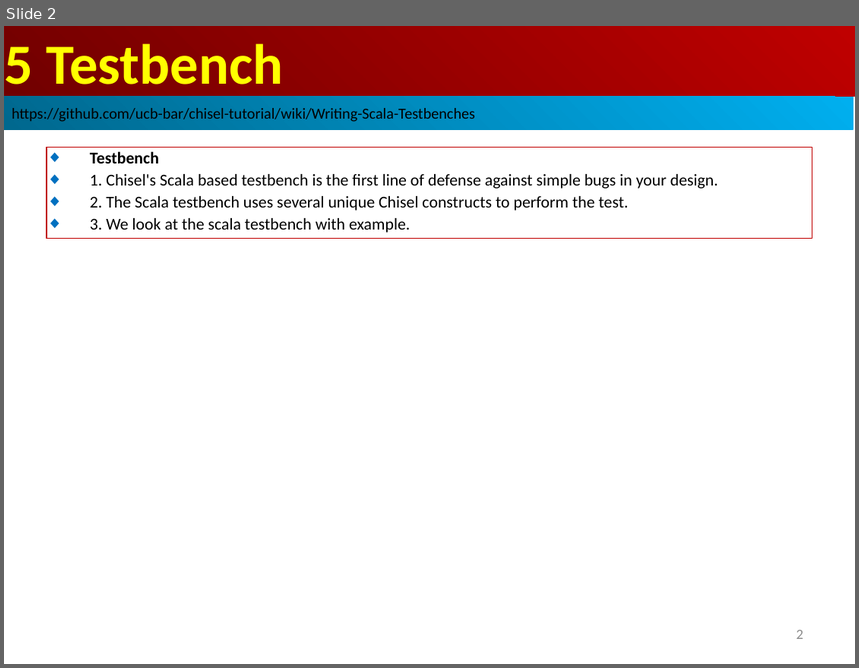
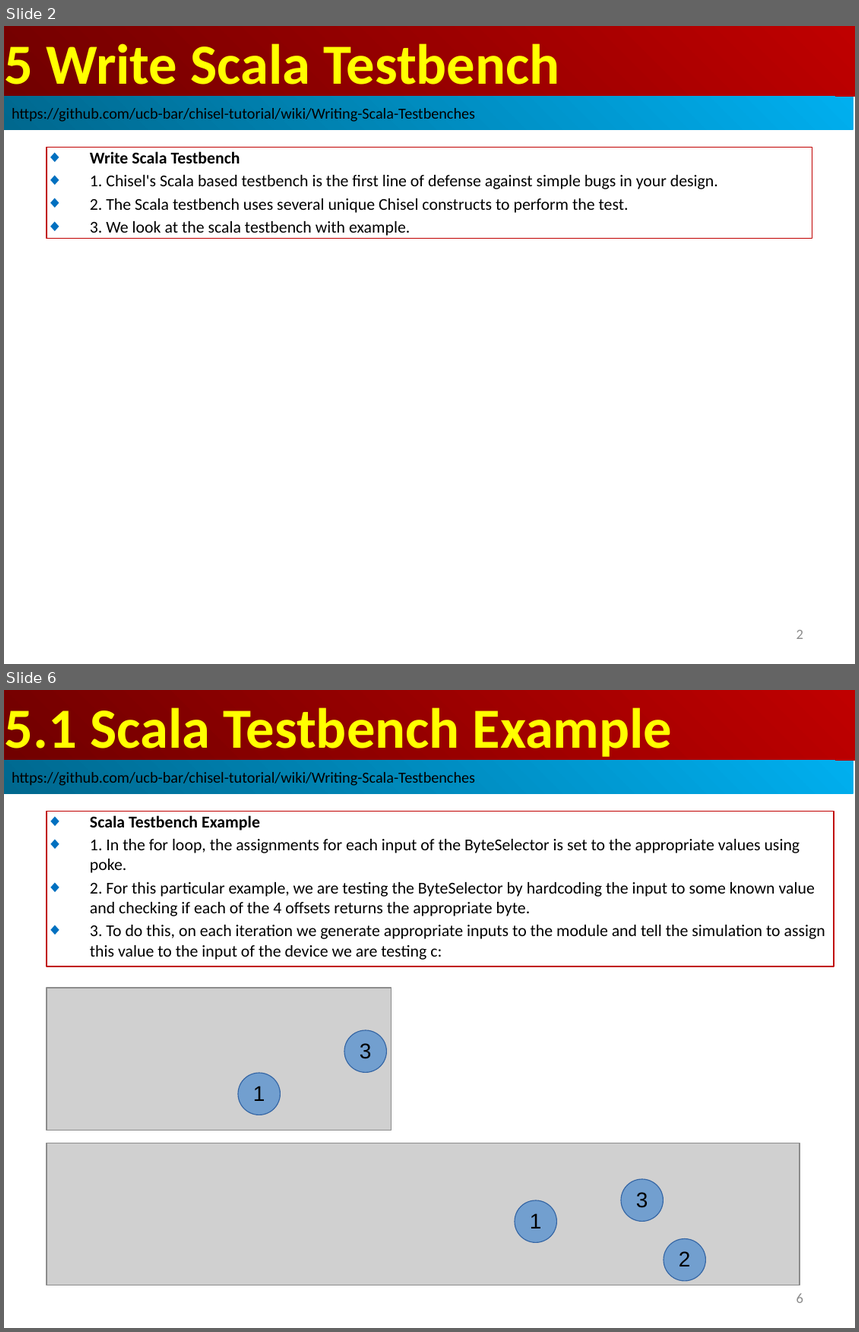
Before and after one commit to peterhchen/AIU_CS800_Chisel, a slide deck: 700_Dev_Guide/005_Testbench/000_Video/005_Testbench.ppt. Shown one above the other, each under a label of ours: slide 2 before the commit, slides 2 and 6 after it; the slides between them are not shown. The pictures are 859x668 and 859x1332 pixels, drawn with LibreOffice and Linux fonts; fonts in the diff are those of the drawing; grey boxes stand for pictures. Boxes give left, top, right and bottom in pixels: in the first picture for what was removed or moved away, otherwise in the second. Text is boxed around its words. In the diff, an @@ line names an element or a change of style, - is before the commit and + after.

```diff
--- a/700_Dev_Guide/005_Testbench/000_Video/005_Testbench.ppt
+++ b/700_Dev_Guide/005_Testbench/000_Video/005_Testbench.ppt
@@ slide 6 added at (x1=4, y1=690, x2=855, y2=1328), background #FFFFFF @@
@@ rectangle added at (x1=5, y1=690, x2=855, y2=761), fill gradient #BF0000 to #710000, 48 pt, text #FFFF00, bold @@
+5.1 Scala Testbench Example
@@ rectangle added at (x1=4, y1=761, x2=854, y2=794), fill gradient #00AFEF to #00688E, 13 pt, text #000000 @@
+https://github.com/ucb-bar/chisel-tutorial/wiki/Writing-Scala-Testbenches
@@ rectangle added at (x1=47, y1=811, x2=834, y2=967), outline #C00000 0.74 pt, 14 pt, text #000000 @@
+◆ Scala Testbench Example
+◆ 1. In the for loop, the assignments for each input of the ByteSelector is set to the appropriate values using poke.
+◆ 2. For this particular example, we are testing the ByteSelector by hardcoding the input to some known value and checking if each of the 4 offsets returns the appropriate byte.
+◆ 3. To do this, on each iteration we generate appropriate inputs to the module and tell the simulation to assign this value to the input of the device we are testing c:
@@ group added at (x1=47, y1=988, x2=800, y2=1285): 5 ellipses, 2 pictures @@
+1
+3
+2
+1
+3
@@ page number added at (x1=797, y1=1293, x2=804, y2=1303), 12 pt, text #8B8B8B @@
+6
@@ slide 2 changed as well @@
@@ text in rectangle at (x1=5, y1=43, x2=560, y2=97): text changed @@
-5 Testbench
+5 Write Scala Testbench
@@ text in rectangle at (x1=90, y1=151, x2=240, y2=164): text changed @@
-◆ Testbench
+◆ Write Scala Testbench
```
Also in this commit, not shown: 1 other slide changed, 20 other slides added.
